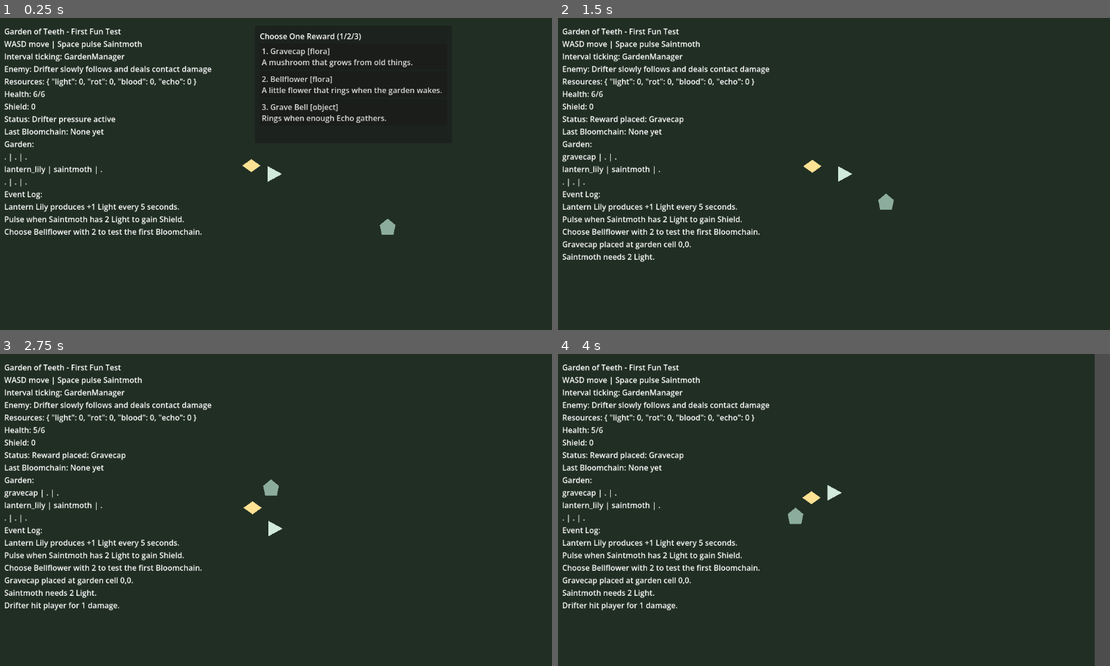
Above: before the commit, frames 1-4 (two rows, left to right).
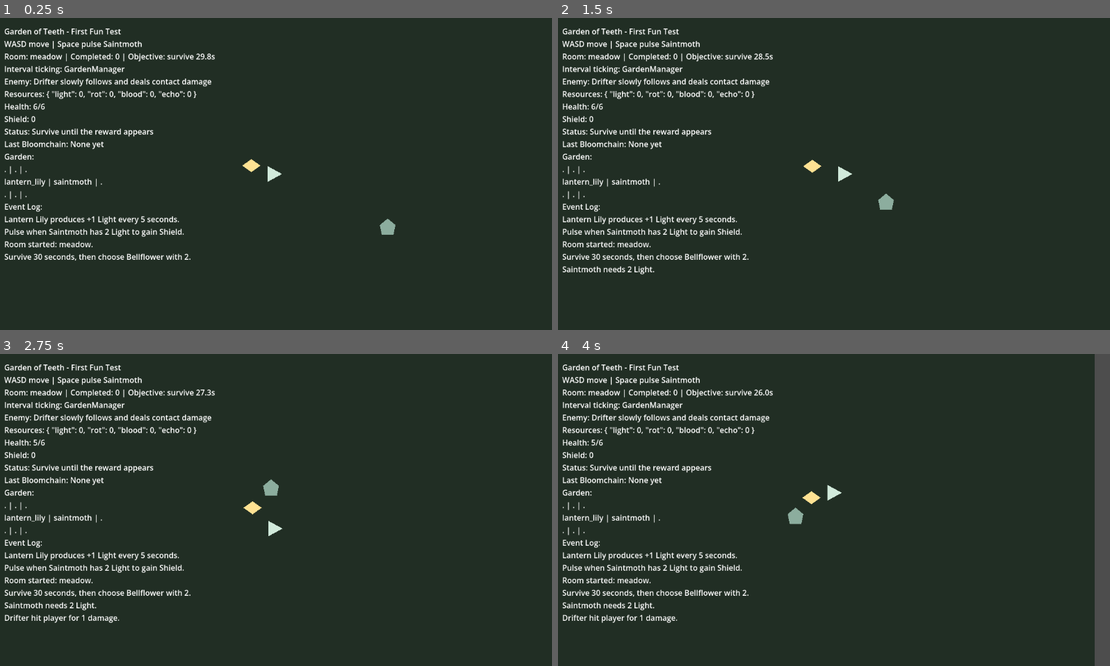
Above: after the commit, the same moments.

Repository: ImperfectRain/Garden-Godot
Game: Godot game, scene res://game/scenes/debug/first_fun_test.tscn
Two runs of this game, one before a commit and one after it. Both use one fixed random seed, a clock stepped at 60 frames per second and the inputs below.
Inputs (mouse positions are in pixels of both pictures, inside the frame that each line leads up to):
- Up to frame 1 (0.25 s): no input
- Up to frame 2 (1.5 s): click (911, 55) at 0.5 s, where only the run before the commit has a clickable "1. Gravecap [flora] A mushroo…"; tap Enter at 1.25 s; hold D (move_right) from 1.28 s (still down); hold Space (pulse) from 1.28 s (still down)
- Up to frame 3 (2.75 s): release D (move_right) at 2.03 s; release Space (pulse) at 2.03 s; hold S (move_down) from 2.03 s (still down); tap 1 at 2.1 s
- Up to frame 4 (4 s): release S (move_down) at 2.78 s; hold D (move_right) 2.78-3.53 s; tap 2 at 2.85 s; hold W (move_up) from 3.53 s (still down); tap 3 at 3.6 s

The runs differ from the first frame. In frame 1, 6.2% of the frame differs, in the area x 0-81%, y 4-78%; in frame 2, 5.2%; in frame 3, 5.5%; in frame 4, 5.5%.

Commit message:
mvp: add minimal room completion loop

Diff:
--- a/game/scripts/core/first_fun_test.gd
+++ b/game/scripts/core/first_fun_test.gd
@@ -1,4 +1,6 @@
 extends Node2D
+
+const SimpleRoomControllerScript := preload("res://game/scripts/core/simple_room_controller.gd")
 
 @onready var player := $Player
 @onready var saintmoth := $Saintmoth
@@ -6,13 +8,16 @@
 @onready var reward_choice_panel := $CanvasLayer/RewardChoicePanel
 
 const MAX_EVENT_LOG_LINES := 6
+const ROOM_SURVIVAL_SECONDS := 30.0
 
-var debug_message := "Drifter pressure active"
+var debug_message := "Survive until the reward appears"
 var event_log: Array[String] = []
 var _last_health := 0
 var _last_shield := 0
 var _reward_has_been_claimed := false
 var _last_bloomchain := "None yet"
+var _room_controller := SimpleRoomControllerScript.new()
+var _room_reward_ready := false
 
 
 func _ready() -> void:
@@ -34,13 +39,18 @@
 	_last_shield = player.shield
 	_add_event("Lantern Lily produces +1 Light every 5 seconds.")
 	_add_event("Pulse when Saintmoth has 2 Light to gain Shield.")
-	_add_event("Choose Bellflower with 2 to test the first Bloomchain.")
-	reward_choice_panel.show()
+	_add_event("Room started: %s." % RunManager.get_current_room_id())
+	_add_event("Survive 30 seconds, then choose Bellflower with 2.")
+	reward_choice_panel.hide()
+	_room_controller.start(ROOM_SURVIVAL_SECONDS)
 	_refresh_debug("", 0, 0)
 
 
 func _process(delta: float) -> void:
 	GardenManager.process_intervals(delta)
+	if _room_controller.process(delta):
+		_on_room_survival_complete()
+	_refresh_debug("", 0, 0)
 
 
 func _on_piece_triggered(_cell: Vector2i, piece_id: String, _trigger: Dictionary) -> void:
@@ -60,7 +70,7 @@
 
 
 func _on_reward_selected(piece_id: String) -> void:
-	if _reward_has_been_claimed:
+	if _reward_has_been_claimed or not _room_reward_ready:
 		return
 	var placed_cell := GardenManager.place_piece_in_first_empty_cell(piece_id)
 	if placed_cell == Vector2i(-1, -1):
@@ -70,6 +80,8 @@
 	_reward_has_been_claimed = true
 	reward_choice_panel.hide()
 	debug_message = "Reward placed: %s" % _get_piece_name(piece_id)
+	RunManager.complete_current_room()
+	_add_event("Room complete. Advanced to %s." % RunManager.get_current_room_id())
 	_refresh_debug("", 0, 0)
 
 
@@ -108,6 +120,7 @@
 
 
 func _on_player_defeated() -> void:
+	_room_controller.is_active = false
 	debug_message = "Player defeated - restart the scene to try again"
 	_refresh_debug("", 0, 0)
 
@@ -121,10 +134,21 @@
 	_refresh_debug("", 0, 0)
 
 
+func _on_room_survival_complete() -> void:
+	_room_reward_ready = true
+	debug_message = "Room survived - choose a reward"
+	_add_event("Meadow survived. Choose one reward with 1, 2, or 3.")
+	reward_choice_panel.show()
+	_refresh_debug("", 0, 0)
+
+
 func _refresh_debug(_resource_id: String, _amount: int, _delta: int) -> void:
+	var room_id := RunManager.get_current_room_id()
+	var room_timer := "Reward ready" if _room_reward_ready else "%.1fs" % _room_controller.get_remaining_seconds()
 	var lines: Array[String] = [
 		"Garden of Teeth - First Fun Test",
 		"WASD move | Space pulse Saintmoth",
+		"Room: %s | Completed: %s | Objective: survive %s" % [room_id, RunManager.get_completed_room_count(), room_timer],
 		"Interval ticking: GardenManager",
 		"Enemy: Drifter slowly follows and deals contact damage",
 		"Resources: %s" % GardenResources.get_all(),
--- a/game/scripts/core/run_manager.gd
+++ b/game/scripts/core/run_manager.gd
@@ -25,6 +25,10 @@
 	return planned_rooms[current_room_index]
 
 
+func get_completed_room_count() -> int:
+	return current_room_index
+
+
 func complete_current_room() -> void:
 	var room_id := get_current_room_id()
 	if room_id.is_empty():
--- /dev/null
+++ b/game/scripts/core/simple_room_controller.gd
@@ -0,0 +1,28 @@
+extends RefCounted
+
+var duration_seconds := 30.0
+var elapsed_seconds := 0.0
+var is_active := false
+var is_complete := false
+
+
+func start(duration: float) -> void:
+	duration_seconds = max(duration, 0.1)
+	elapsed_seconds = 0.0
+	is_active = true
+	is_complete = false
+
+
+func process(delta: float) -> bool:
+	if not is_active or is_complete:
+		return false
+	elapsed_seconds = min(elapsed_seconds + delta, duration_seconds)
+	if elapsed_seconds >= duration_seconds:
+		is_complete = true
+		is_active = false
+		return true
+	return false
+
+
+func get_remaining_seconds() -> float:
+	return max(duration_seconds - elapsed_seconds, 0.0)
Not shown, changed: docs/COMMIT_LOG.md
Not shown, changed: docs/TECHNICAL_DESIGN.md
